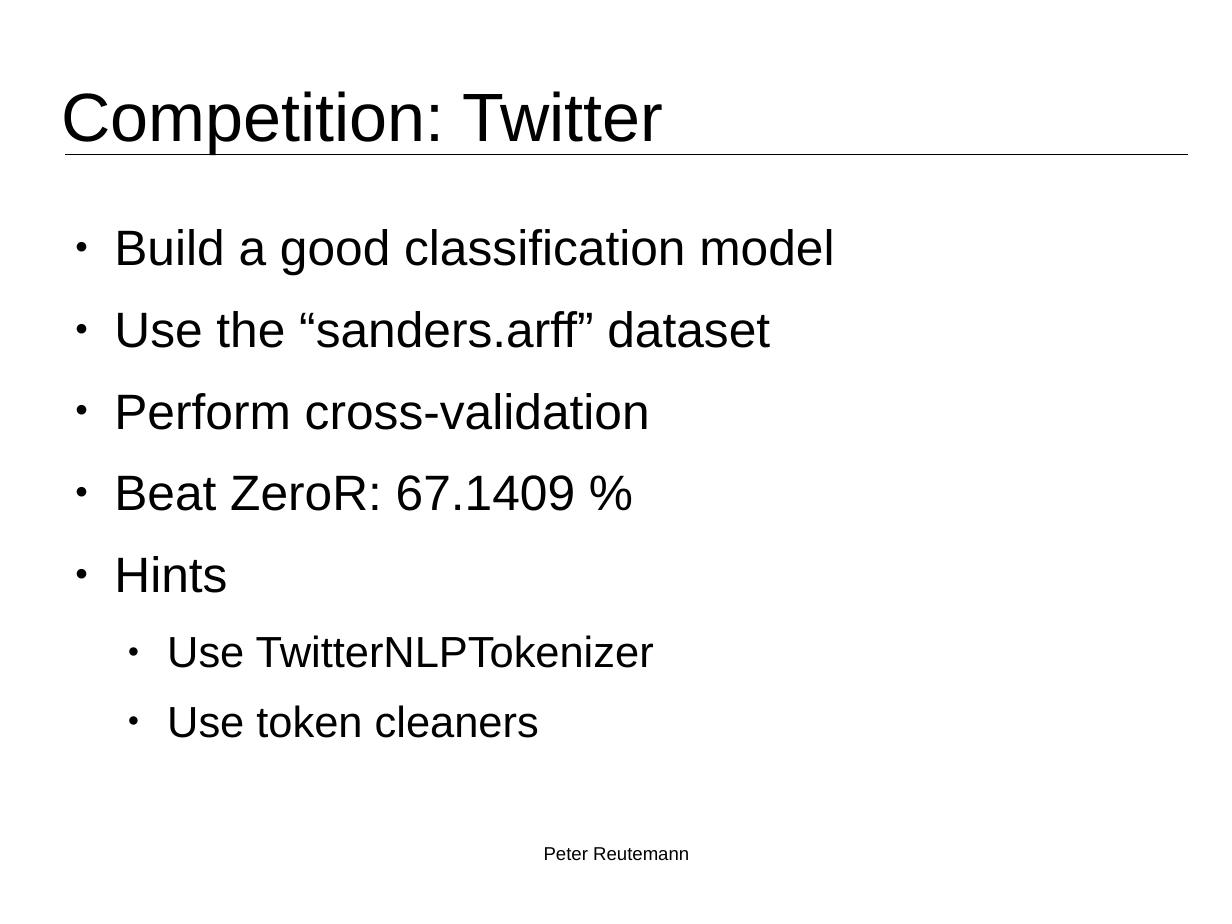
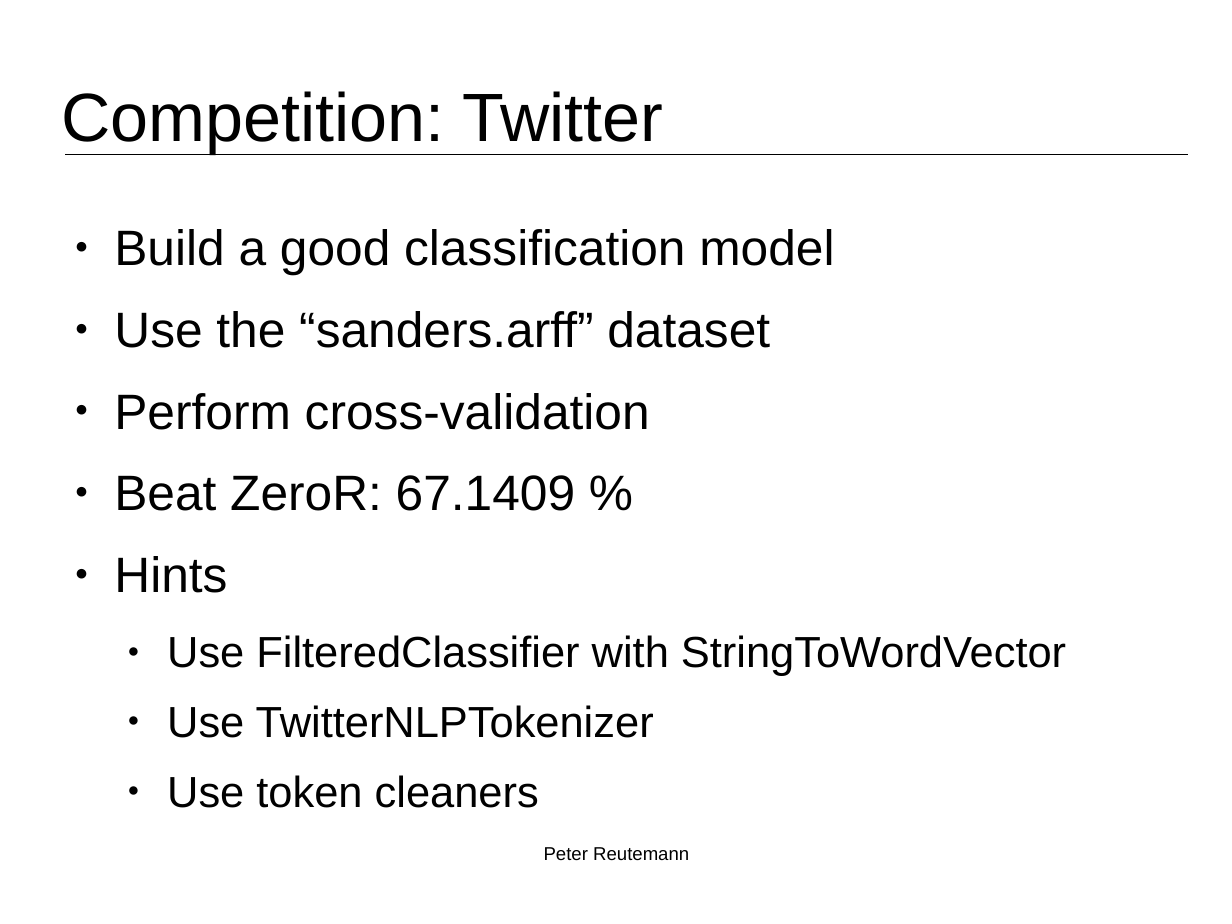
Before and after one commit to fracpete/kuching-2015, a slide deck: slide 25 of 4_twitter/kuching2015_twitter.odp. Drawn at 1232x924 pixels with LibreOffice and Linux fonts; fonts in the diff are those of the drawing; background and template pictures are left out. Boxes give left, top, right and bottom in pixels: in the first picture for what was removed or moved away, otherwise in the second. Text is boxed around its words. In the diff, an @@ line names an element or a change of style, - is before the commit and + after.

Commit message:
minor changes to competition

```diff
--- a/4_twitter/kuching2015_twitter.odp
+++ b/4_twitter/kuching2015_twitter.odp
@@ text at box(167, 635, 1066, 676): paragraph added @@
+  ● Use FilteredClassifier with StringToWordVector
```
